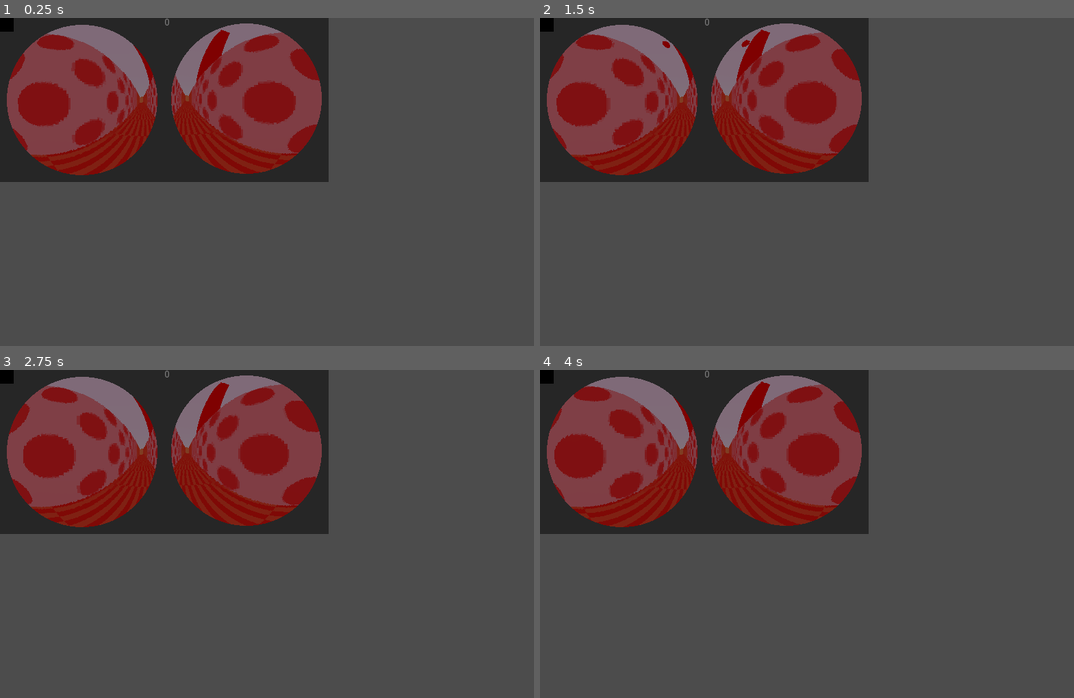
Above: before the commit, frames 1-4 (two rows, left to right).
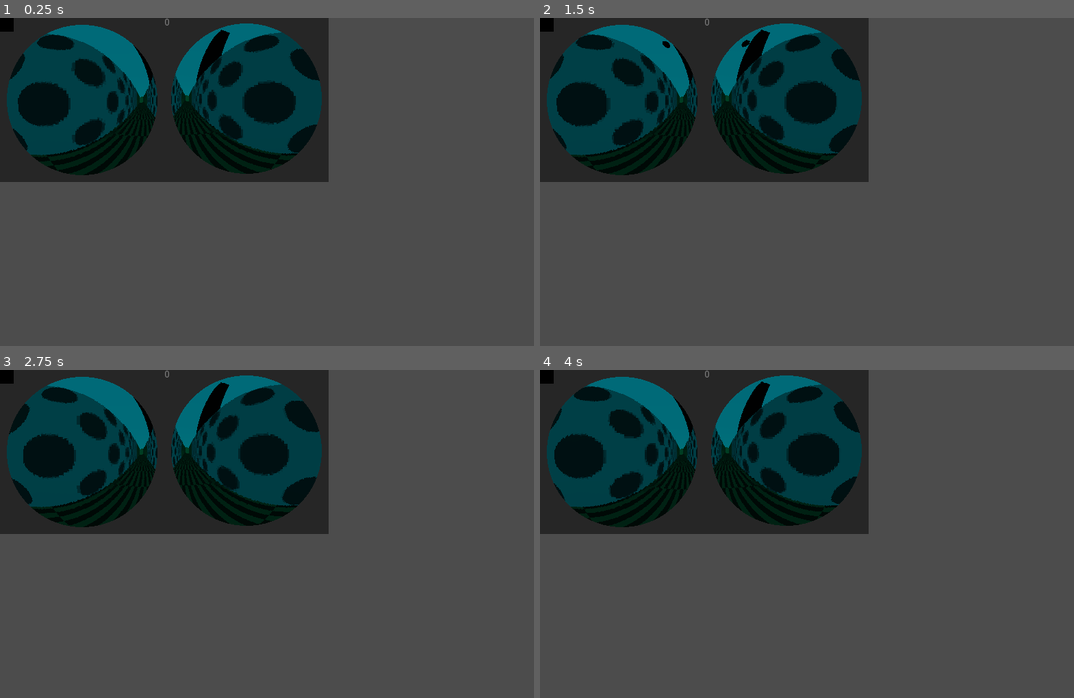
Above: after the commit, the same moments.

Repository: sn-lab/MouseGoggles
Game: Godot game, scene res://linearTrackLoomScene.tscn
Two runs of this game, one before a commit and one after it. Both use one fixed random seed, a clock stepped at 60 frames per second and the inputs below. This scene is started directly instead of the project's main scene.
Inputs (mouse positions are in pixels of both pictures, inside the frame that each line leads up to):
- Up to frame 1 (0.25 s): no input
- Up to frame 2 (1.5 s): tap Enter at 0.5 s; move the mouse to (839, 182) at 0.52 s; tap R at 0.6 s; tap Space at 1.25 s; move the mouse to (780, 182) at 1.27 s; hold S from 1.28 s (still down); tap L at 1.35 s
- Up to frame 3 (2.75 s): move the mouse to (277, 527) at 2.02 s; release S at 2.03 s; tap O at 2.1 s
- Up to frame 4 (4 s): tap Enter at 2.75 s; move the mouse to (801, 540) at 2.77 s; tap I at 2.85 s; tap Space at 3.5 s; move the mouse to (844, 537) at 3.52 s; hold S from 3.53 s (still down); tap Y at 3.6 s

The runs differ from the first frame. In frame 1, 20% of the frame differs, in the area x 1-61%, y 1-48%; in frame 2, 20%; in frame 3, 20%; in frame 4, 20%.
Error in both runs: Assertion failed: UDP listen failed (res://linearTrackLoomScene.gd:76)

Commit message:
Added new IR pupil imaging design
- Added new 3D designs to support IR LEDs
- Updated Godot project to remove red eye illumination
- Updated instructions to reflect these changes

Diff:
--- a/Godot/MouseVR Godot Project V2.2/cameraViewer.gd
+++ b/Godot/MouseVR Godot Project V2.2/cameraViewer.gd
@@ -18,7 +18,7 @@
 	assert(udp.listen(listen_port) == OK, "UDP listen failed")
 	verify_connection()
 	time_elapsed = 0
-	colorbox.color = Color(1, 0, brightness_modulate)
+	colorbox.color = Color(0, 0, brightness_modulate)
 	colorlabel.text = "Max Brightness: " + str(brightness_modulate)
 
 func _process(delta):
--- a/Godot/MouseVR Godot Project V2.2/lefteye_waveshare.shader
+++ b/Godot/MouseVR Godot Project V2.2/lefteye_waveshare.shader
@@ -4,7 +4,7 @@
 uniform float fov = 150; //FOV (in degrees) that the circular display covers
 uniform float fovmax = 150; //FOV (in degrees) that the visible area of the circular display covers
 uniform float aspect_ratio = 1; //ratio of x pixels to y pixels
-uniform float red_scale = 1.0; //scale factor to reduce red pixel values (useful for simultaneous IR imaging)
+uniform float red_scale = 0.0; //scale factor to reduce red pixel values (useful for simultaneous IR imaging)
 uniform float green_scale = 1.0; //scale factor to reduce green pixel values
 
 void fragment(){
@@ -46,10 +46,7 @@
 		COLOR.a = 0.0;
 	}
 
-	//scale red color
-	//COLOR.r = COLOR.r*red_scale;
+	//(optional) override red and/or green colors
+	COLOR.r = COLOR.r*red_scale;
 	//COLOR.g = COLOR.g*green_scale;
-
-	//override red, always on
-	COLOR.r = 1.0;
 }
--- a/Godot/MouseVR Godot Project V2.2/righteye_waveshare.shader
+++ b/Godot/MouseVR Godot Project V2.2/righteye_waveshare.shader
@@ -4,7 +4,7 @@
 uniform float fov = 150; //FOV (in degrees) that the circular display covers
 uniform float fovmax = 150; //FOV (in degrees) that the circular display covers
 uniform float aspect_ratio = 1; //ratio of x pixels to y pixels
-uniform float red_scale = 1.0; //scale factor to reduce red pixel values (useful for simultaneous IR imaging)
+uniform float red_scale = 0.0; //scale factor to reduce red pixel values (useful for simultaneous IR imaging)
 uniform float green_scale = 1.0; //scale factor to reduce green pixel values
 
 void fragment(){
@@ -46,10 +46,8 @@
 		COLOR.a = 0.0;
 	}
 
-	//scale colors
-	//COLOR.r = COLOR.r*red_scale;
+	//(optional) override red and/or green colors
+	COLOR.r = COLOR.r*red_scale;
 	//COLOR.g = COLOR.g*green_scale;
 
-	//override red to always on
-	COLOR.r = 1.0;
 }
Not shown, removed: Versions/EyeTrack/2.0/3D Prints/CameraClip V1.step
Not shown, removed: Versions/EyeTrack/2.0/3D Prints/CameraClip V1.stl
Not shown, added: Versions/EyeTrack/2.0/3D Prints/CameraClip V2.step
Not shown, added: Versions/EyeTrack/2.0/3D Prints/CameraClip V2.stl
Not shown, removed: Versions/EyeTrack/2.0/3D Prints/Eyepiece V1.step
Not shown, removed: Versions/EyeTrack/2.0/3D Prints/Eyepiece V1.stl
Not shown, added: Versions/EyeTrack/2.0/3D Prints/Eyepiece V2.step
Not shown, added: Versions/EyeTrack/2.0/3D Prints/Eyepiece V2.stl
Not shown, changed: Versions/EyeTrack/2.0/Parts, Assembly, and Installation README.md
